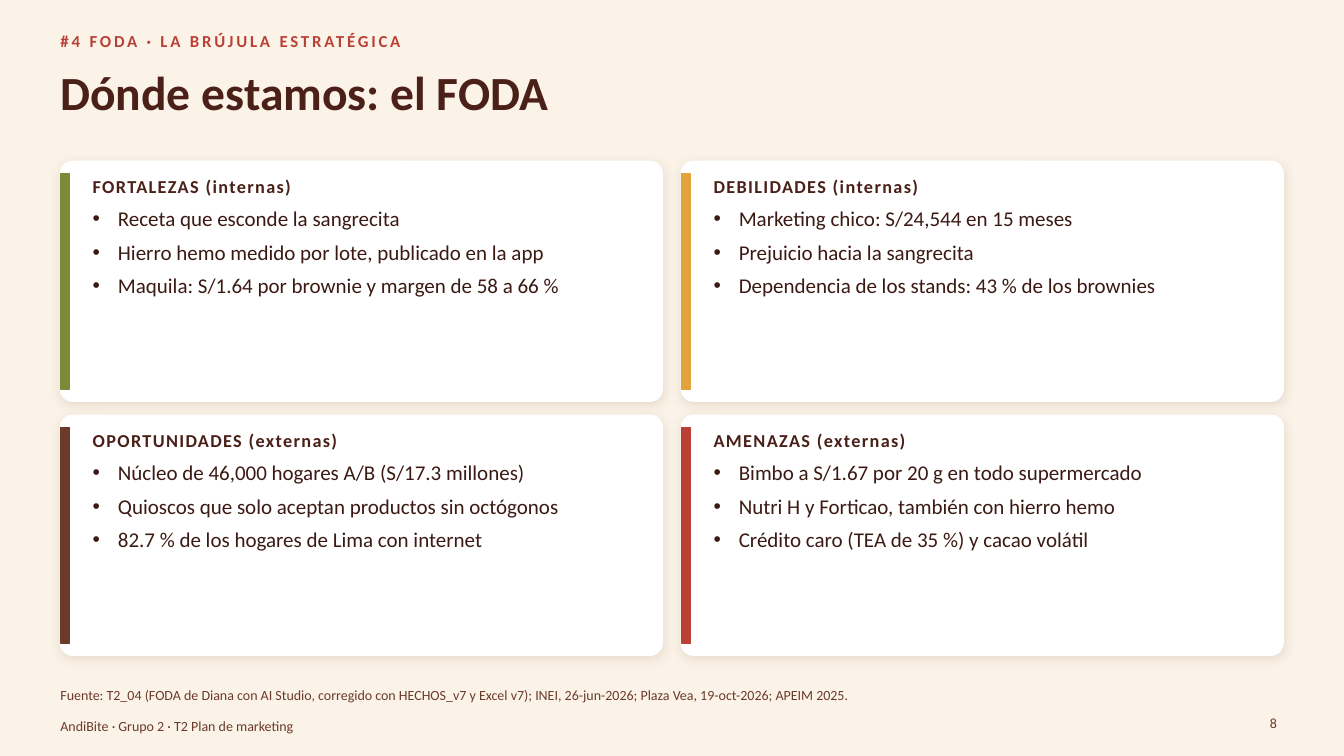
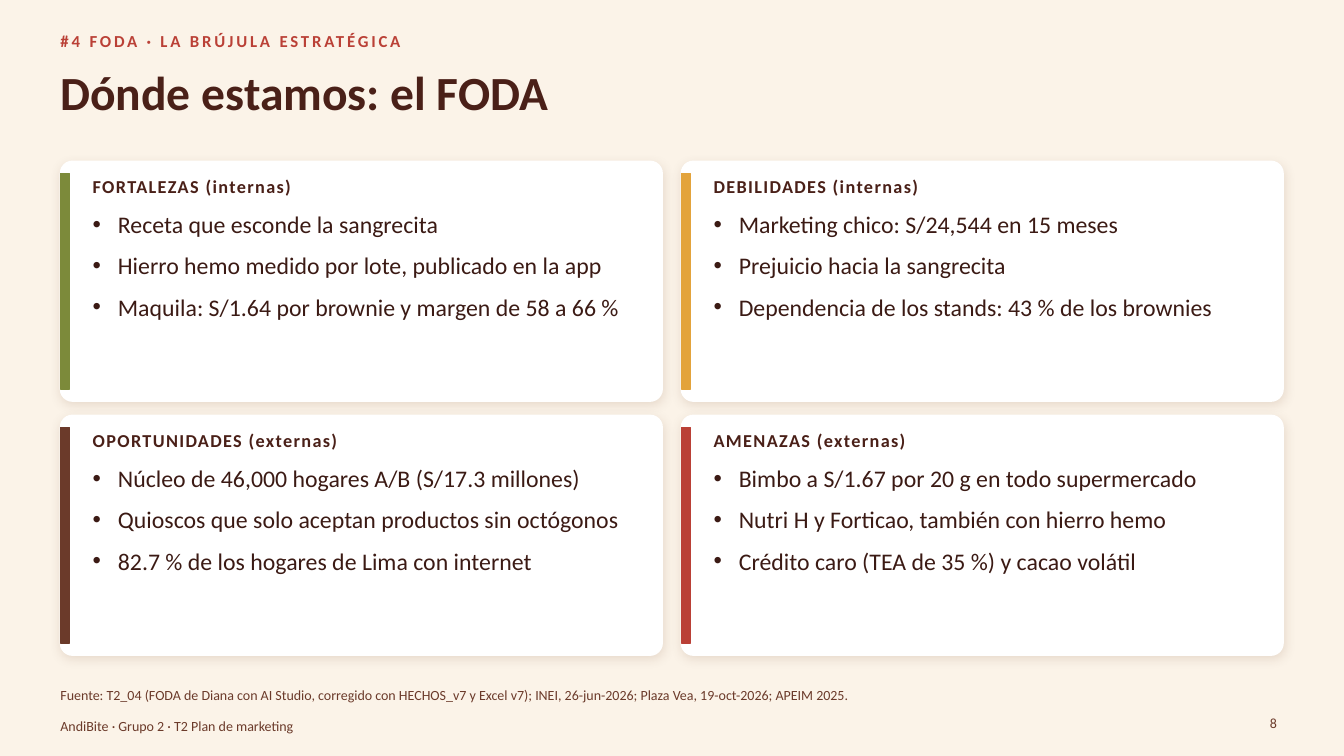
Before and after one commit to Darknow-web/Desarrollo-y-lanzamiento-de-producto-y-marca, a slide deck: slide 8 of 04-reformulacion/T2/T2_22_Plan-de-marketing-AndiBite.pptx. Drawn at 1344x756 pixels with LibreOffice and Linux fonts; fonts in the diff are those of the drawing; background and template pictures are left out. Boxes give left, top, right and bottom in pixels: in the first picture for what was removed or moved away, otherwise in the second. Text is boxed around its words. In the diff, an @@ line names an element or a change of style, - is before the commit and + after.

```diff
--- a/04-reformulacion/T2/T2_22_Plan-de-marketing-AndiBite.pptx
+++ b/04-reformulacion/T2/T2_22_Plan-de-marketing-AndiBite.pptx
@@ text "FORTALEZAS (internas)" at bbox=[93, 179, 601, 320]: size 15 to 17 pt in "Receta que esconde la sangrecita", "Hierro hemo medido por lote, publicado en ...", "Maquila: S/1.64 por brownie y margen de ..."; more space between paragraphs @@
@@ text "DEBILIDADES (internas)" at bbox=[714, 179, 1212, 320]: size 15 to 17 pt in "Marketing chico: S/24,544 en 15 meses", "Prejuicio hacia la sangrecita", "Dependencia de los stands: 43 % de ..."; more space between paragraphs @@
@@ text "OPORTUNIDADES (externas)" at bbox=[93, 433, 618, 574]: size 15 to 17 pt in "Núcleo de 46,000 hogares A/B (S/17.3 millones)", "Quioscos que solo aceptan productos sin octógonos", "82.7 % de los hogares de Lima ..."; more space between paragraphs @@
@@ text "AMENAZAS (externas)" at bbox=[714, 433, 1197, 574]: size 15 to 17 pt in "Bimbo a S/1.67 por 20 g en ...", "Nutri H y Forticao, también con hierro ...", "Crédito caro (TEA de 35 %) y ..."; more space between paragraphs @@
```
Also in this commit, not shown: 10 other slides changed, 2 slides added, 2 slides removed, 3 other files.
